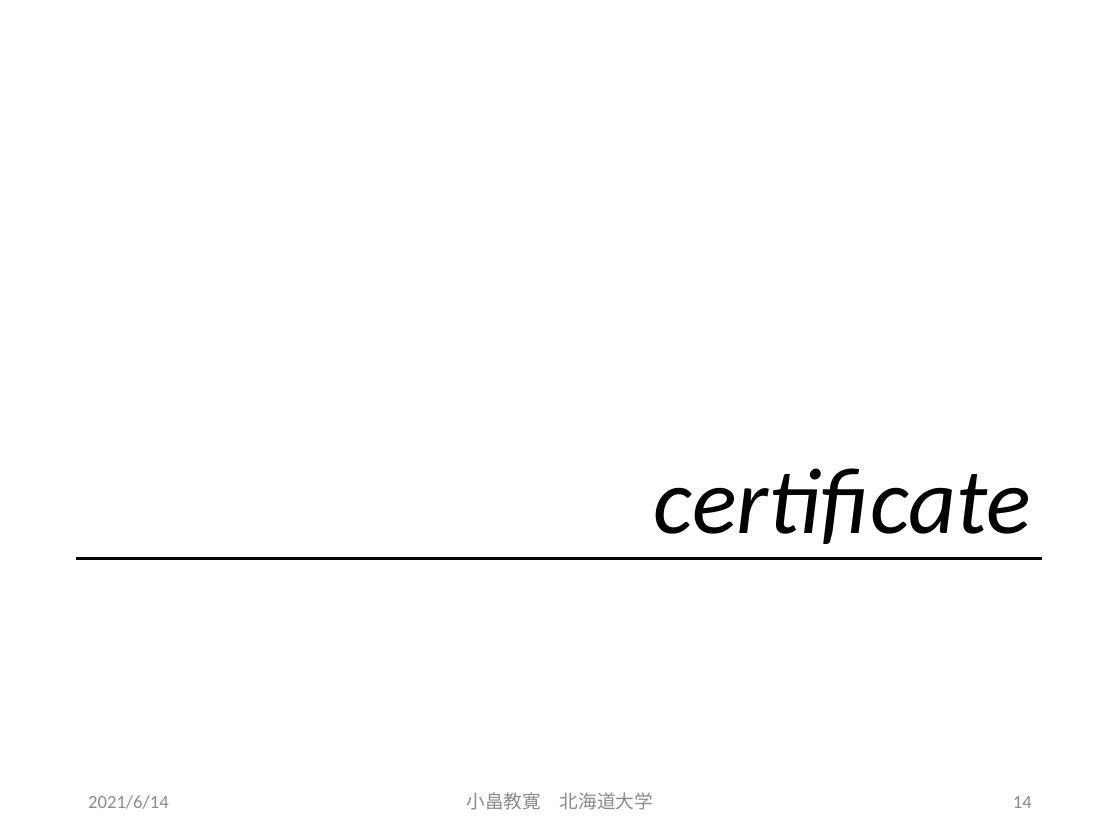
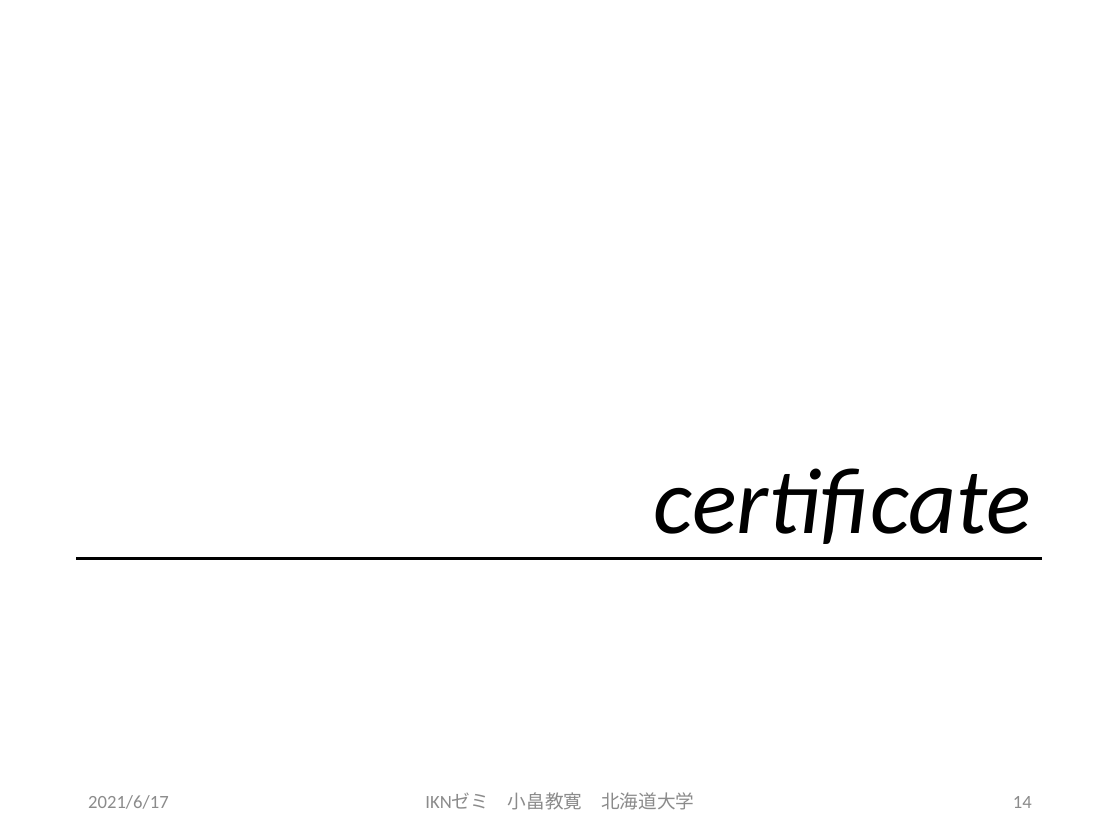
Before and after one commit to obatakyoukan/isomorphism, a slide deck: slide 14 of Isomorphism.pptx. Drawn at 1120x840 pixels with LibreOffice and Linux fonts; fonts in the diff are those of the drawing. Boxes give left, top, right and bottom in pixels: in the first picture for what was removed or moved away, otherwise in the second. Text is boxed around its words. In the diff, an @@ line names an element or a change of style, - is before the commit and + after.

```diff
--- a/Isomorphism.pptx
+++ b/Isomorphism.pptx
@@ text at box(88, 795, 169, 809): text changed @@
-2021/6/14
+2021/6/17
@@ text at box(425, 792, 694, 810): text changed @@
-小畠教寛 北海道大学
+IKNゼミ 小畠教寛 北海道大学
```
Also in this commit, not shown: 36 other slides changed, 1 other file.
